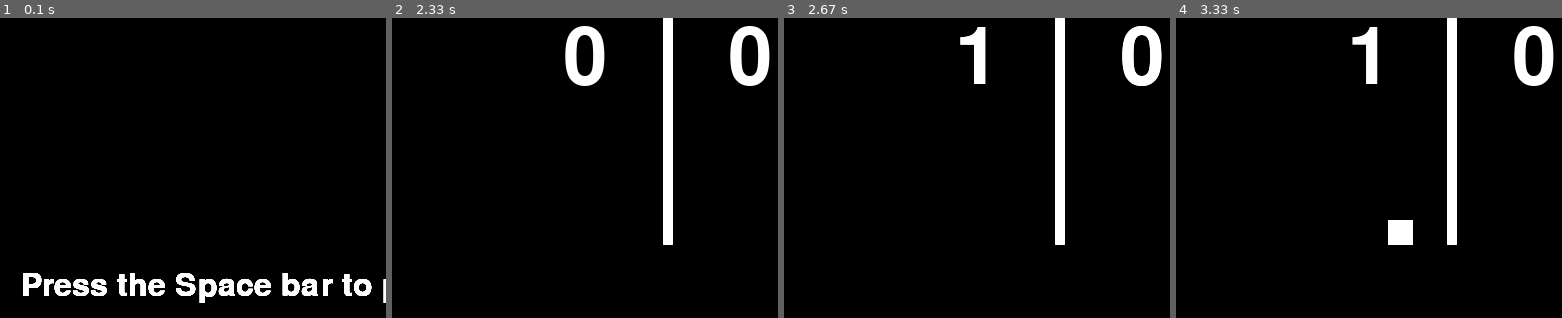
Above: before the commit, frames 1-4 (left to right).
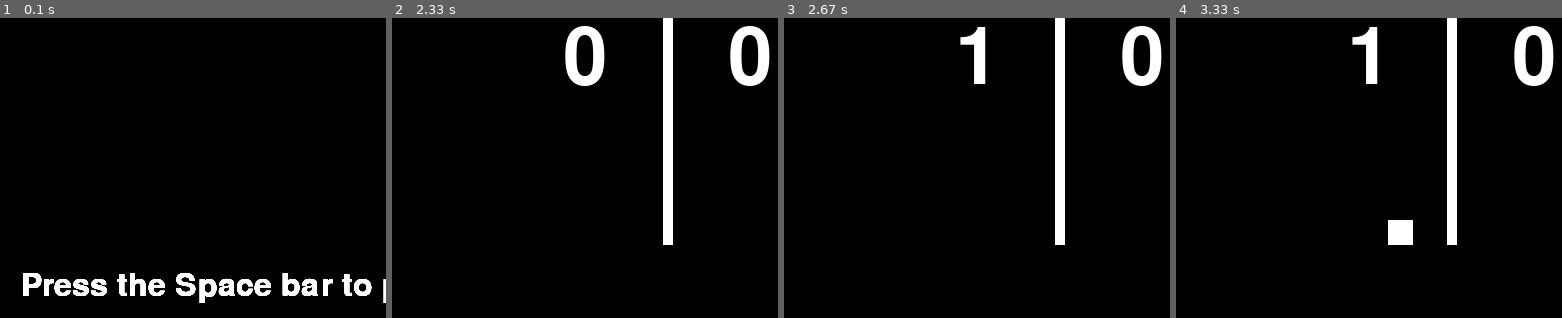
Above: after the commit, the same moments.

Repository: htang22/pong_on_pygame
Game: pygame game, started from main.py
The game is run twice, just before and just after one commit, with the same random seed, the same clock (stepped at 60 frames per second) and the same inputs.
Inputs:
- Up to frame 1 (0.1 s): no input
- Up to frame 2 (2.33 s): tap Space at 0.33, 0.73, 1.03, 1.23, 1.53, 1.73, 2.07 s; hold W 0.67-1.13 s; hold Up 0.67-1.13 s; hold Up 1.17-1.63 s; hold W 1.17-1.63 s; hold Down 1.67-1.97 s; hold S 1.67-1.97 s; hold Up from 2 s (still down); hold W from 2 s (still down)
- Up to frame 3 (2.67 s): release Up at 2.37 s; release W at 2.37 s; hold Down from 2.4 s (still down); hold S from 2.4 s (still down); tap Space at 2.47 s
- Up to frame 4 (3.33 s): release Down at 2.77 s; release S at 2.77 s; hold Up 2.8-3.1 s; hold W 2.8-3.1 s; tap Space at 2.87, 3.2 s; hold Down from 3.13 s (still down); hold S from 3.13 s (still down)
The pictures show only the part of the screen within x 14-64%, y 8-58%; the shares and areas given below are measured in that part.

Frames 1-2 are identical in both runs. In frame 3, 0.3% of the frame differs, in the area x 45-98%, y 2-23%; in frame 4, nothing differs.

Commit message:
Gameover
rest of the game over stuff I forgot to commit

Diff:
--- a/game.py
+++ b/game.py
@@ -23,6 +23,17 @@
                                      self.right_paddle.x_cord, self.right_paddle.y_cord, self.right_paddle.width, self.right_paddle.height))
         left_pad = pygame.draw.rect(self.screen, self.left_paddle.color,
                                     (self.left_paddle.x_cord, self.left_paddle.y_cord, self.left_paddle.width, self.left_paddle.height))
+
+
+        if keys[pygame.K_UP] and self.right_paddle.y_cord > 0:
+            self.right_paddle.y_cord -= self.y_speed
+        if keys[pygame.K_DOWN] and self.right_paddle.y_cord < 600 - self.right_paddle.height:
+            self.right_paddle.y_cord += self.y_speed
+        if keys[pygame.K_w] and self.left_paddle.y_cord > 0:
+            self.left_paddle.y_cord -= self.y_speed
+        if keys[pygame.K_s] and self.left_paddle.y_cord < 600 - self.left_paddle.height:
+            self.left_paddle.y_cord += self.y_speed
+
 
         # Drawing the ball and ball movement
         game_ball = pygame.draw.rect(self.screen, self.ball.color, (self.ball.x_cord, self.ball.y_cord, self.ball.width, self.ball.height))
@@ -52,30 +63,26 @@
             self.ball.ball_moving_state = False
             if self.ball.x_cord < 30:
                 self.score.right_score += 1
-                self.score.show_score(self.screen)
                 self.ball.ball_x_speed = 5
             elif self.ball.x_cord > 770:
                 self.score.left_score += 1
-                self.score.show_score(self.screen)
                 self.ball.ball_x_speed = 5
                 self.ball.ball_x_speed *= -1
             self.ball.reset_ball()
 
 
         # score
-        self.score.show_score(self.screen)
+        self.score.show_score(self.screen, (255, 255, 255))
+
+
 
         # Game over
-        self.score.game_over()
+        if self.score.game_over():
+            self.screen.fill((0, 0, 0))
+            self.score.reset_score()
+
+            return False
+        else:
+            return True
 
         # Checks to see if a key is pressed if one is then move a paddle
-
-
-        if keys[pygame.K_UP] and self.right_paddle.y_cord > 0:
-            self.right_paddle.y_cord -= self.y_speed
-        if keys[pygame.K_DOWN] and self.right_paddle.y_cord < 600 - self.right_paddle.height:
-            self.right_paddle.y_cord += self.y_speed
-        if keys[pygame.K_w] and self.left_paddle.y_cord > 0:
-            self.left_paddle.y_cord -= self.y_speed
-        if keys[pygame.K_s] and self.left_paddle.y_cord < 600 - self.left_paddle.height:
-            self.left_paddle.y_cord += self.y_speed
--- a/main.py
+++ b/main.py
@@ -10,6 +10,7 @@
 game = game.Game()
 display = display.Display()
 screen = display.screen
+game_count = 0
 
 
 game_active = False
@@ -26,7 +27,8 @@
         game_active = True
 
     while game_active:
-        game.run_game()
+        game_active = game.run_game()
+        game_count += 1
 
         #quitting the game
         for event in pygame.event.get():
@@ -37,6 +39,8 @@
         pygame.display.update()
         pygame.time.delay(40)
     display.display_start_message(screen)
+    if game_count != 0:
+        display.display_game_over(screen)
     pygame.display.update()
 
 pygame.quit()
--- a/score.py
+++ b/score.py
@@ -9,15 +9,20 @@
         self.right_cord = (465, 50)
         self.left_cord = (300, 50)
 
-    def show_score(self,window):
+    def show_score(self,window, color):
         font = pygame.font.Font("freesansbold.ttf", 80)
-        right_score = font.render(f"{self.right_score}", True, (255, 255, 255))
-        left_score = font.render(f"{self.left_score}", True, (255, 255, 255))
-        pygame.draw.rect(window, (255, 255, 255), (400, 0, 10, 275))
-        pygame.draw.rect(window, (255, 255, 255), (400, 350, 10, 275))
+        right_score = font.render(f"{self.right_score}", True, color)
+        left_score = font.render(f"{self.left_score}", True, color)
+        pygame.draw.rect(window, color, (400, 0, 10, 275))
+        pygame.draw.rect(window, color, (400, 350, 10, 275))
         window.blit(right_score, self.right_cord)
         window.blit(left_score, self.left_cord)
 
     def game_over(self):
         if self.left_score == 7 or self.right_score == 7:
-            return 0
+            return True
+        else:
+            return False
+    def reset_score(self):
+        self.right_score = 0
+        self.left_score = 0
